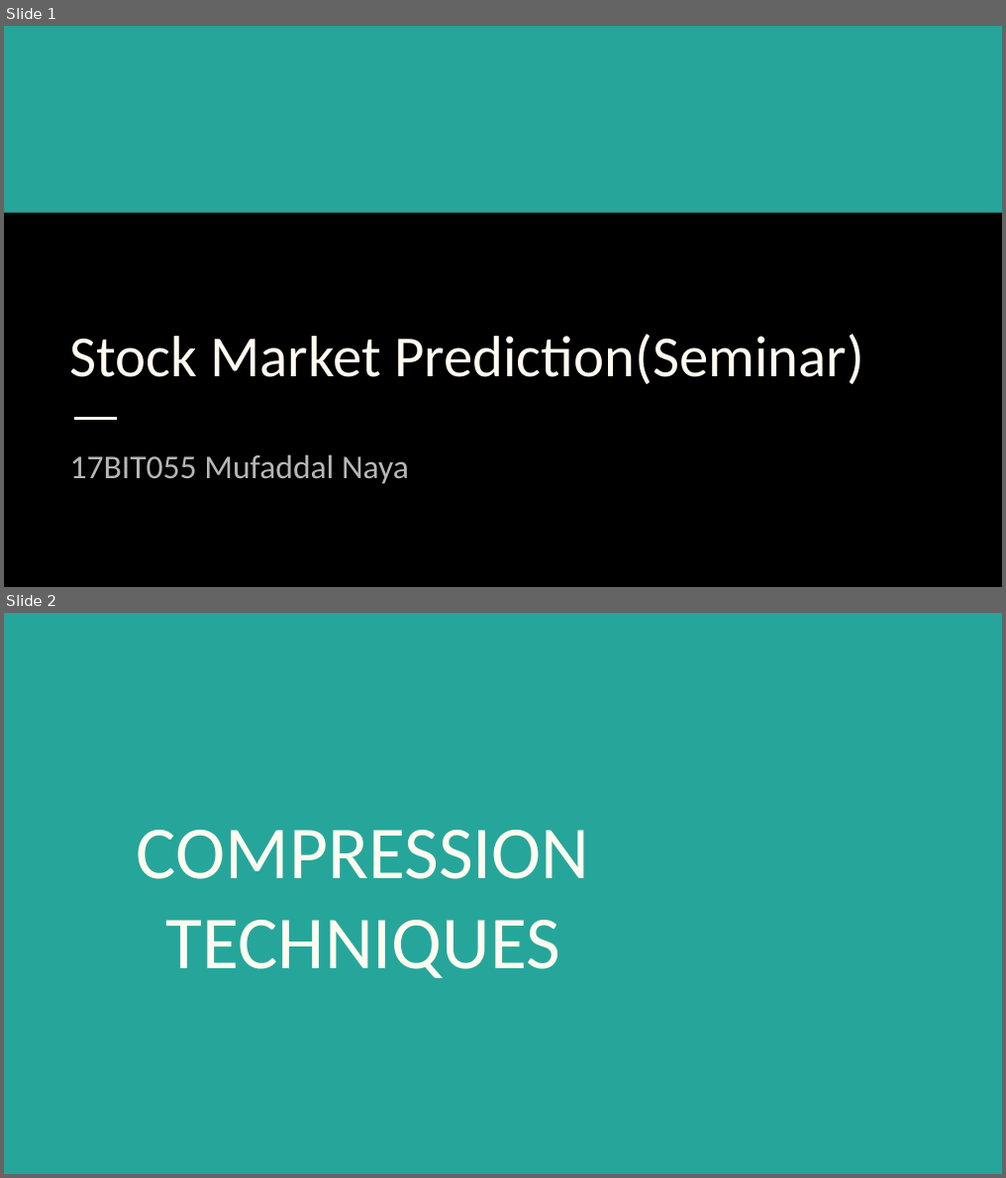
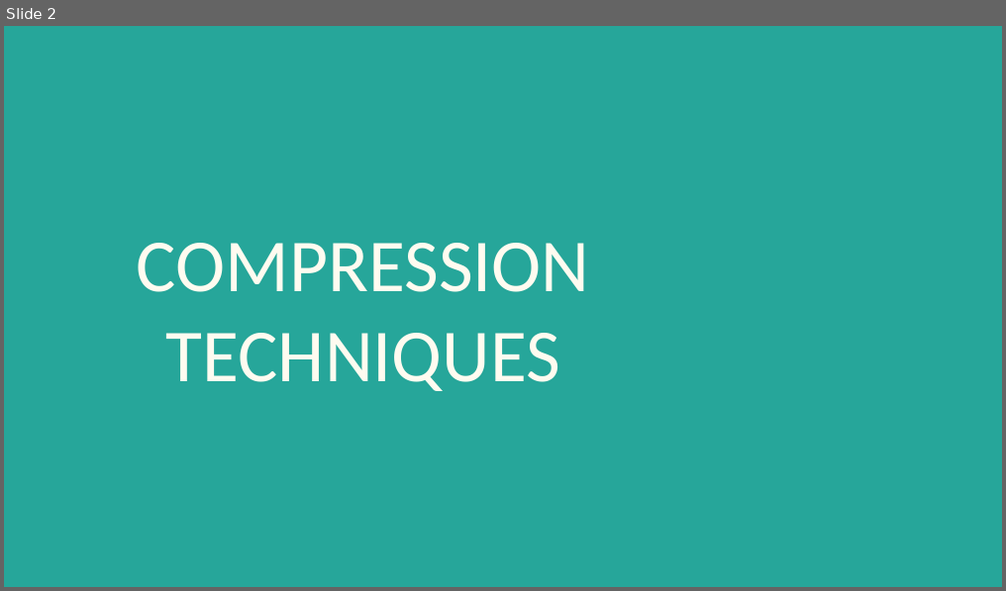
Before and after one commit to mufaddalnaya/Data-Compression, a slide deck: Data Compression.pptx. Shown one above the other, each under a label of ours: slides 1 and 2 before the commit, slide 2 after it. The pictures are 1006x1178 and 1006x591 pixels, drawn with LibreOffice and Linux fonts; fonts in the diff are those of the drawing. Boxes give left, top, right and bottom in pixels: in the first picture for what was removed or moved away, otherwise in the second. Text is boxed around its words. In the diff, an @@ line names an element or a change of style, - is before the commit and + after.

```diff
--- a/Data Compression.pptx
+++ b/Data Compression.pptx
@@ slide 1 removed at bbox=[4, 26, 1002, 587], background #000000 @@
@@ rectangle removed at bbox=[4, 26, 1002, 212] @@
@@ title removed at bbox=[70, 334, 864, 384] @@
-Stock Market Prediction(Seminar)
@@ line removed from (74, 418) to (117, 418) @@
@@ subtitle removed at bbox=[70, 455, 409, 484] @@
-17BIT055 Mufaddal Naya
```
Also in this commit, not shown: 1 slide changed, 3 slides added, 19 other slides removed, 45 other files.
